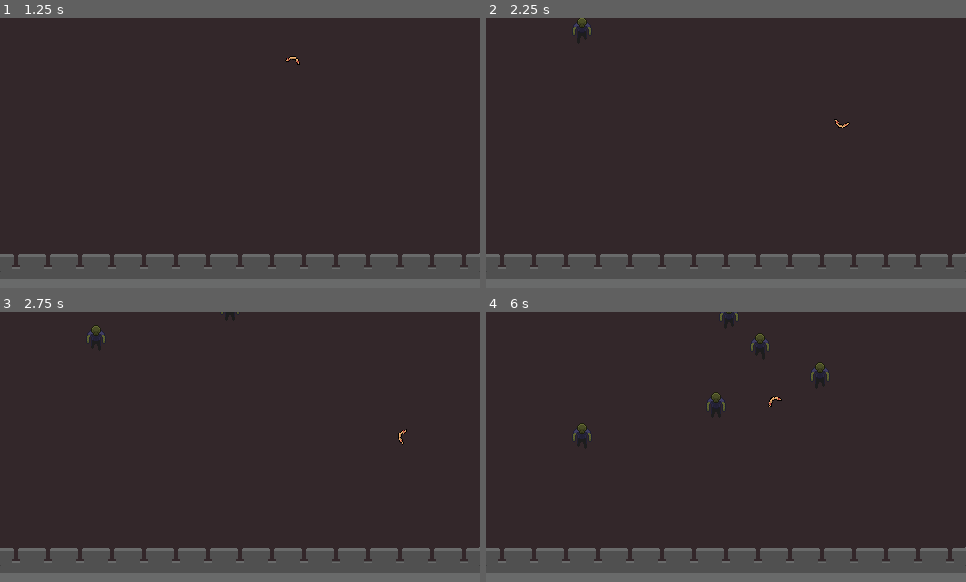
Above: before the commit, frames 1-4 (two rows, left to right).
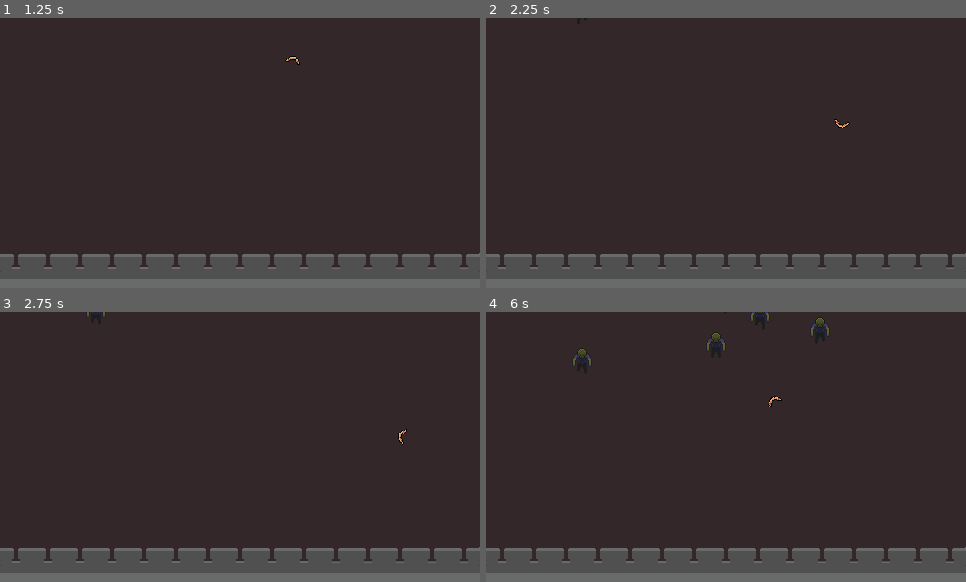
Above: after the commit, the same moments.

Repository: jeisaRaja/doomerang
Game: Godot game, scene res://scenes/levels/level_1.tscn
Two runs of this game, one before a commit and one after it. Both use one fixed random seed, a clock stepped at 60 frames per second and the inputs below. The project has no main scene, so this scene is started directly.
Inputs:
- Up to frame 1 (1.25 s): tap Enter at 0.5 s; hold D (right) from 0.53 s (still down)
- Up to frame 2 (2.25 s): tap Space at 1.25 s; release D (right) at 1.28 s; hold S (down) 1.28-2.03 s; hold D (right) from 2.03 s (still down)
- Up to frame 3 (2.75 s): keep holding D (right)
- Up to frame 4 (6 s): release D (right) at 2.78 s; hold W (up) 2.78-3.53 s; hold A (left) 3.53-5.03 s; hold S (down) 5.03-5.78 s; hold D (right) from 5.78 s (still down)

Frame 1 is identical in both runs. In frame 2, less than 0.1% of the frame differs, in the area x 18-22%, y 0-7%; in frame 3, 0.1%; in frame 4, 0.8%, in the area x 18-72%, y 0-48%.

Commit message:
feat: add zombie hurtbox

Diff:
--- a/project.godot
+++ b/project.godot
@@ -23,6 +23,10 @@
 window/size/viewport_width=480
 window/size/viewport_height=270
 window/stretch/mode="canvas_items"
+
+[global_group]
+
+wall=""
 
 [input]
 
@@ -51,6 +55,7 @@
 
 2d_physics/layer_2="enemy"
 2d_physics/layer_3="walls"
+2d_physics/layer_4="zombie_wall"
 
 [rendering]
 
--- a/scenes/levels/level_1.tscn
+++ b/scenes/levels/level_1.tscn
@@ -10,6 +10,9 @@
 [sub_resource type="RectangleShape2D" id="RectangleShape2D_ldqor"]
 size = Vector2(225, 20)
 
+[sub_resource type="RectangleShape2D" id="RectangleShape2D_qgw31"]
+size = Vector2(480, 20)
+
 [node name="Level1" type="Node2D"]
 
 [node name="Background" type="Sprite2D" parent="."]
@@ -19,25 +22,33 @@
 
 [node name="Camera2D" type="Camera2D" parent="."]
 
-[node name="StaticBody2D" type="StaticBody2D" parent="."]
+[node name="Spawner" parent="." instance=ExtResource("4_0qqcy")]
+
+[node name="PlayerWall" type="StaticBody2D" parent="."]
 collision_layer = 4
 
-[node name="CollisionShape2D2" type="CollisionShape2D" parent="StaticBody2D"]
+[node name="CollisionShape2D2" type="CollisionShape2D" parent="PlayerWall"]
 position = Vector2(0, -144)
 shape = SubResource("RectangleShape2D_110fo")
 
-[node name="CollisionShape2D3" type="CollisionShape2D" parent="StaticBody2D"]
+[node name="CollisionShape2D3" type="CollisionShape2D" parent="PlayerWall"]
 position = Vector2(0, 91)
 shape = SubResource("RectangleShape2D_110fo")
 
-[node name="CollisionShape2D4" type="CollisionShape2D" parent="StaticBody2D"]
+[node name="CollisionShape2D4" type="CollisionShape2D" parent="PlayerWall"]
 position = Vector2(248, -32.5)
 rotation = 1.57079
 shape = SubResource("RectangleShape2D_ldqor")
 
-[node name="CollisionShape2D5" type="CollisionShape2D" parent="StaticBody2D"]
+[node name="CollisionShape2D5" type="CollisionShape2D" parent="PlayerWall"]
 position = Vector2(-248, -32.5)
 rotation = 1.57079
 shape = SubResource("RectangleShape2D_ldqor")
 
-[node name="Spawner" parent="." instance=ExtResource("4_0qqcy")]
+[node name="ZombieWall" type="Area2D" parent="." groups=["wall"]]
+collision_layer = 8
+collision_mask = 2
+
+[node name="CollisionShape2D" type="CollisionShape2D" parent="ZombieWall"]
+position = Vector2(0, 144)
+shape = SubResource("RectangleShape2D_qgw31")
--- a/scenes/levels/spawner.gd
+++ b/scenes/levels/spawner.gd
@@ -13,6 +13,8 @@
 func _on_timer_timeout():
 	var zombie = zombie_scene.instantiate() as Node2D
 	zombie.global_position = Vector2(
-		randf_range(start_point.global_position.x, end_point.global_position.x), start_point.global_position.y
+		randf_range(start_point.global_position.x, end_point.global_position.x),
+		start_point.global_position.y
 	)
 	add_child(zombie)
+	move_child(zombie, 0)
--- /dev/null
+++ b/scenes/zombie/hurtbox.gd
@@ -0,0 +1,18 @@
+extends Area2D
+
+@onready var actor = $".."
+
+
+func _ready():
+	body_entered.connect(_on_body_entered)
+	area_entered.connect(_on_area_entered)
+
+
+func _on_area_entered(area: Area2D):
+	if area.is_in_group("wall"):
+		actor.queue_free()
+
+
+func _on_body_entered(body: Node2D):
+	if body is Player:
+		actor.queue_free()
--- a/scenes/zombie/zombie.tscn
+++ b/scenes/zombie/zombie.tscn
@@ -1,7 +1,8 @@
-[gd_scene load_steps=13 format=3 uid="uid://c24k7e4gyj732"]
+[gd_scene load_steps=15 format=3 uid="uid://c24k7e4gyj732"]
 
 [ext_resource type="Texture2D" uid="uid://dkg7dybv0gmwf" path="res://arts/zombie.png" id="1_hf7ji"]
 [ext_resource type="Script" path="res://scenes/zombie/zombie.gd" id="1_nxan1"]
+[ext_resource type="Script" path="res://scenes/zombie/hurtbox.gd" id="3_e36vf"]
 
 [sub_resource type="CapsuleShape2D" id="CapsuleShape2D_u51ov"]
 radius = 4.0
@@ -71,10 +72,14 @@
 "speed": 5.0
 }]
 
+[sub_resource type="CircleShape2D" id="CircleShape2D_6rg1l"]
+radius = 8.0
+
 [node name="Zombie" type="CharacterBody2D"]
 collision_layer = 2
-collision_mask = 0
+collision_mask = 8
 script = ExtResource("1_nxan1")
+speed = 15
 
 [node name="CollisionShape2D" type="CollisionShape2D" parent="."]
 position = Vector2(0, -4)
@@ -85,3 +90,10 @@
 autoplay = "default"
 frame = 3
 frame_progress = 0.45155
+
+[node name="Hurtbox" type="Area2D" parent="."]
+position = Vector2(0, -6)
+script = ExtResource("3_e36vf")
+
+[node name="CollisionShape2D" type="CollisionShape2D" parent="Hurtbox"]
+shape = SubResource("CircleShape2D_6rg1l")
Not shown: 1 places in scenes/levels/level_1.tscn that only renumber resources
